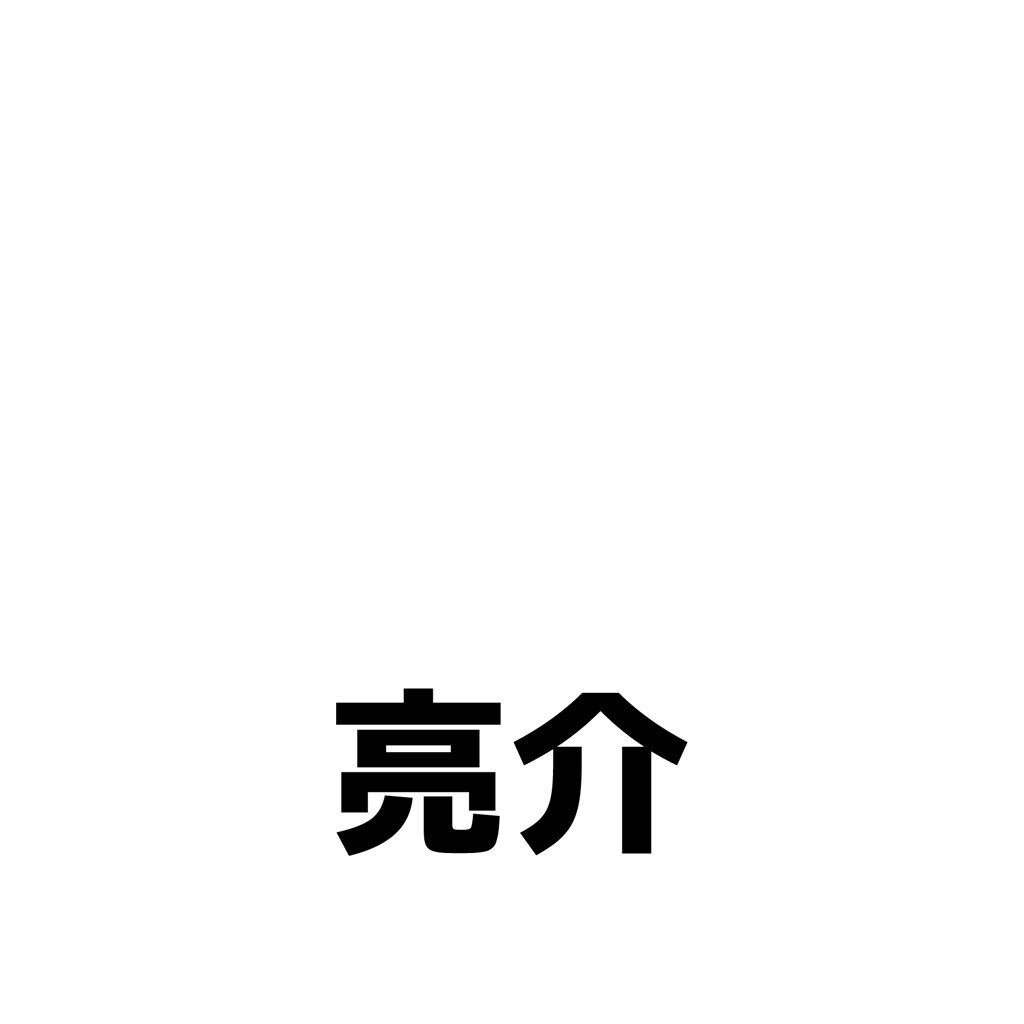
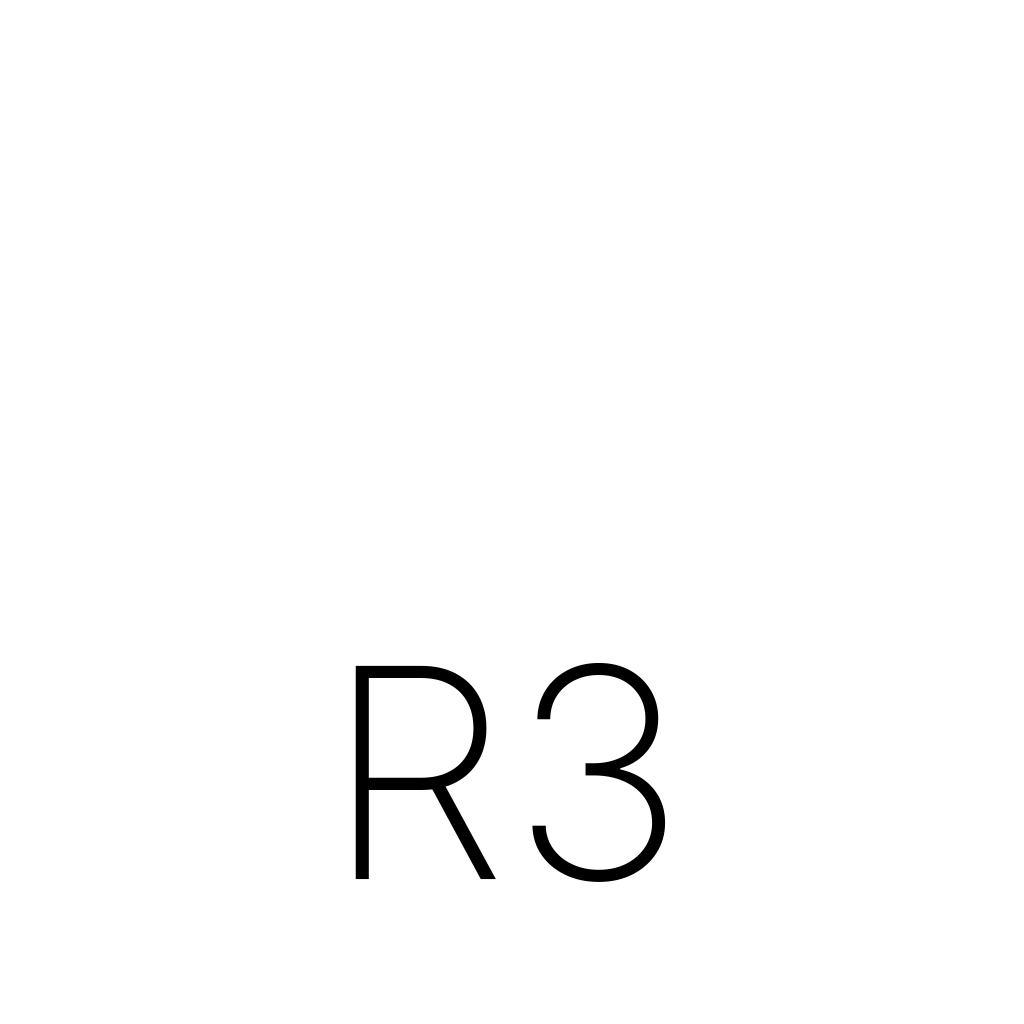
Revision of a layered 1024 x 1024 image; what changed, layer by layer:
hid "Layer 2" over [336, 663, 688, 882]
hid "Layer 1" over [336, 688, 688, 856]
renamed "R" to "R3", showed it, painted on it over [355, 663, 666, 882]
